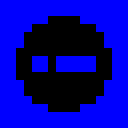
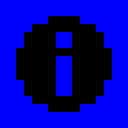
The second 128×128 image is a revision of the first. Changes to its layers:
painted on "Background" over [32, 32, 96, 96]
